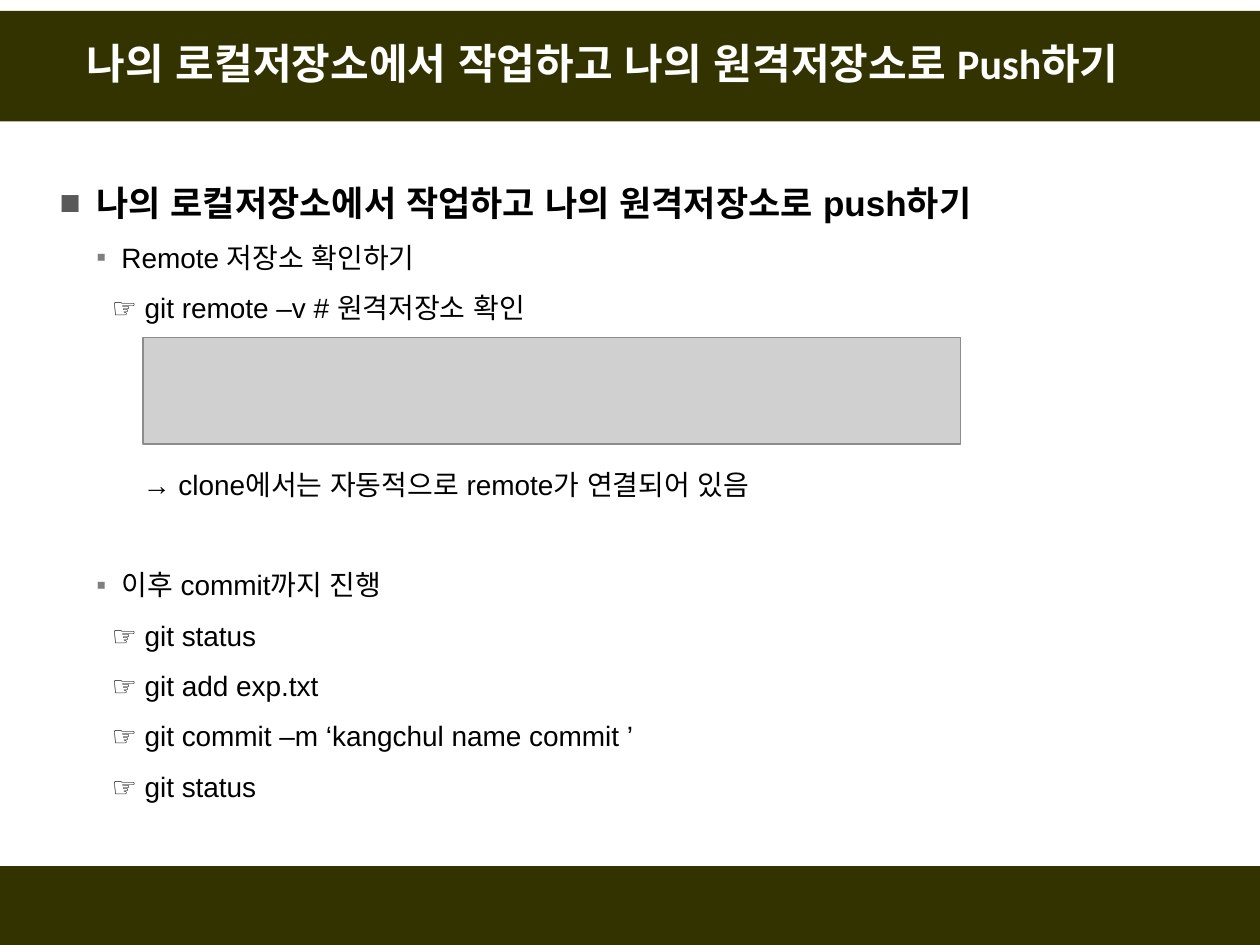
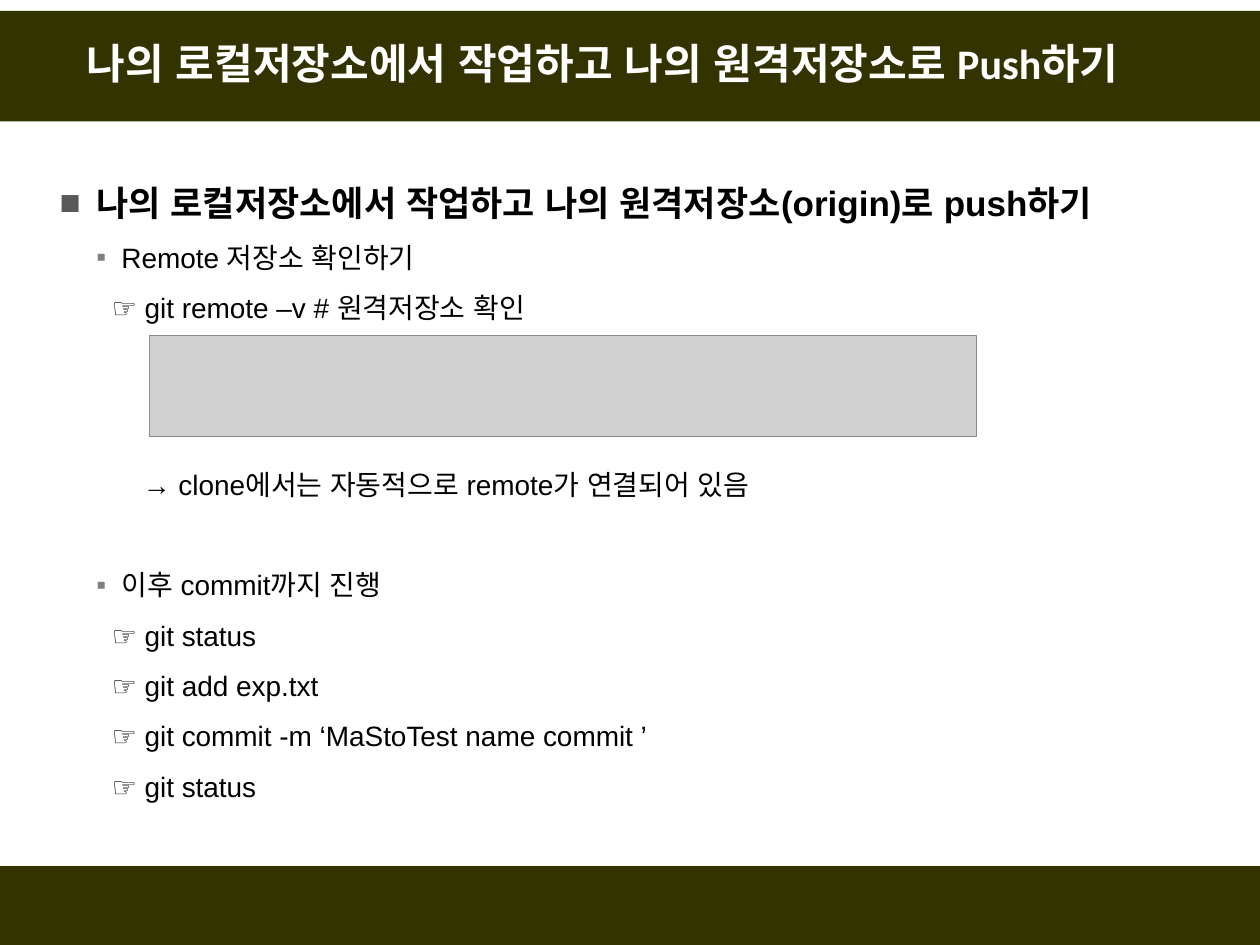
Before and after one commit to fasthill/github-lecture, a slide deck: slide 14 of git및github첫걸음3-forkclonePR.pptx. Drawn at 1260x945 pixels with LibreOffice and Linux fonts; fonts in the diff are those of the drawing; grey boxes stand for pictures. Boxes give left, top, right and bottom in pixels: in the first picture for what was removed or moved away, otherwise in the second. Text is boxed around its words. In the diff, an @@ line names an element or a change of style, - is before the commit and + after.

```diff
--- a/git및github첫걸음3-forkclonePR.pptx
+++ b/git및github첫걸음3-forkclonePR.pptx
@@ text at box(96, 186, 1092, 224): text changed @@
-■ 나의 로컬저장소에서 작업하고 나의 원격저장소로 push하기
+■ 나의 로컬저장소에서 작업하고 나의 원격저장소(origin)로 push하기
@@ picture: place and size @@
-picture at box(142, 338, 960, 444)
+picture at box(150, 335, 976, 436)
@@ text at box(145, 725, 633, 752): text changed @@
-  ☞ git commit –m ‘kangchul name commit ’
+  ☞ git commit -m ‘MaStoTest name commit ’
```
Also in this commit, not shown: 31 other slides changed, 2 slides added.
